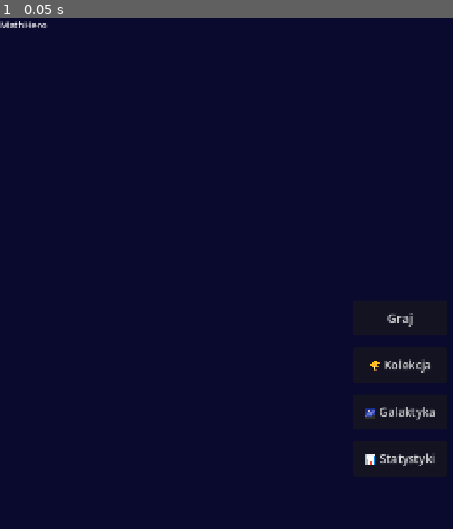
Above: before the commit, frame 1.
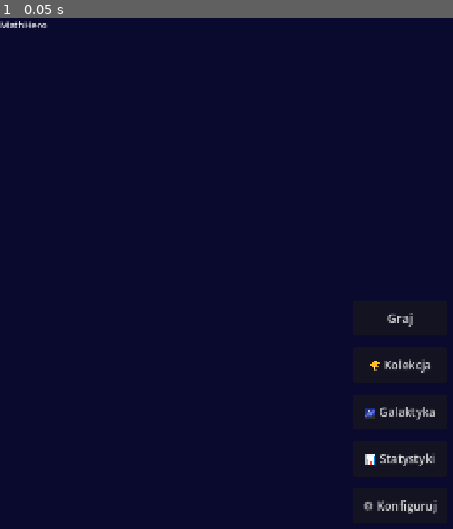
Above: after the commit, the same moment.

Repository: kijankaa/mathhero
Game: Godot game, scene res://scenes/ui/main_menu.tscn
Two runs of this game, one before a commit and one after it. Both use one fixed random seed, a clock stepped at 60 frames per second and the inputs below. This scene is started directly instead of the project's main scene.
Inputs:
- Up to frame 1 (0.05 s): no input

The runs differ from the first frame. In frame 1, 0.2% of the frame differs, in the area x 80-97%, y 94-98%.

Commit message:
fix: dodano przycisk Konfiguruj w main menu
Po zmianie nawigacji profile_select → main_menu konfiguracja sesji
była niedostępna przed grą. Dodano przycisk ⚙️ Konfiguruj.

Co-Authored-By: Claude Sonnet 4.6 <noreply@anthropic.com>

Diff:
--- a/MathHero/scenes/ui/main_menu.tscn
+++ b/MathHero/scenes/ui/main_menu.tscn
@@ -91,3 +91,19 @@
 grow_vertical = 2
 text = "📊 Statystyki"
 theme_override_font_sizes/font_size = 20
+
+[node name="ConfigButton" type="Button" parent="."]
+layout_mode = 1
+anchors_preset = 8
+anchor_left = 0.5
+anchor_top = 0.5
+anchor_right = 0.5
+anchor_bottom = 0.5
+offset_left = -80.0
+offset_top = 290.0
+offset_right = 80.0
+offset_bottom = 350.0
+grow_horizontal = 2
+grow_vertical = 2
+text = "⚙️ Konfiguruj"
+theme_override_font_sizes/font_size = 20
--- a/MathHero/scripts/ui/main_menu.gd
+++ b/MathHero/scripts/ui/main_menu.gd
@@ -5,10 +5,12 @@
 @onready var _rewards_button: Button = $RewardsButton
 @onready var _galaxy_button: Button = $GalaxyButton
 @onready var _stats_button: Button = $StatsButton
+@onready var _config_button: Button = $ConfigButton
 
 
 func _ready() -> void:
 	_play_button.pressed.connect(_on_play_pressed)
+	_config_button.pressed.connect(func() -> void: SceneManager.go_to(Constants.SCENE_CONFIG))
 	_rewards_button.pressed.connect(_on_rewards_pressed)
 	_galaxy_button.pressed.connect(func() -> void: SceneManager.go_to(Constants.SCENE_GALAXY))
 	_stats_button.pressed.connect(func() -> void: SceneManager.go_to(Constants.SCENE_STATS))
